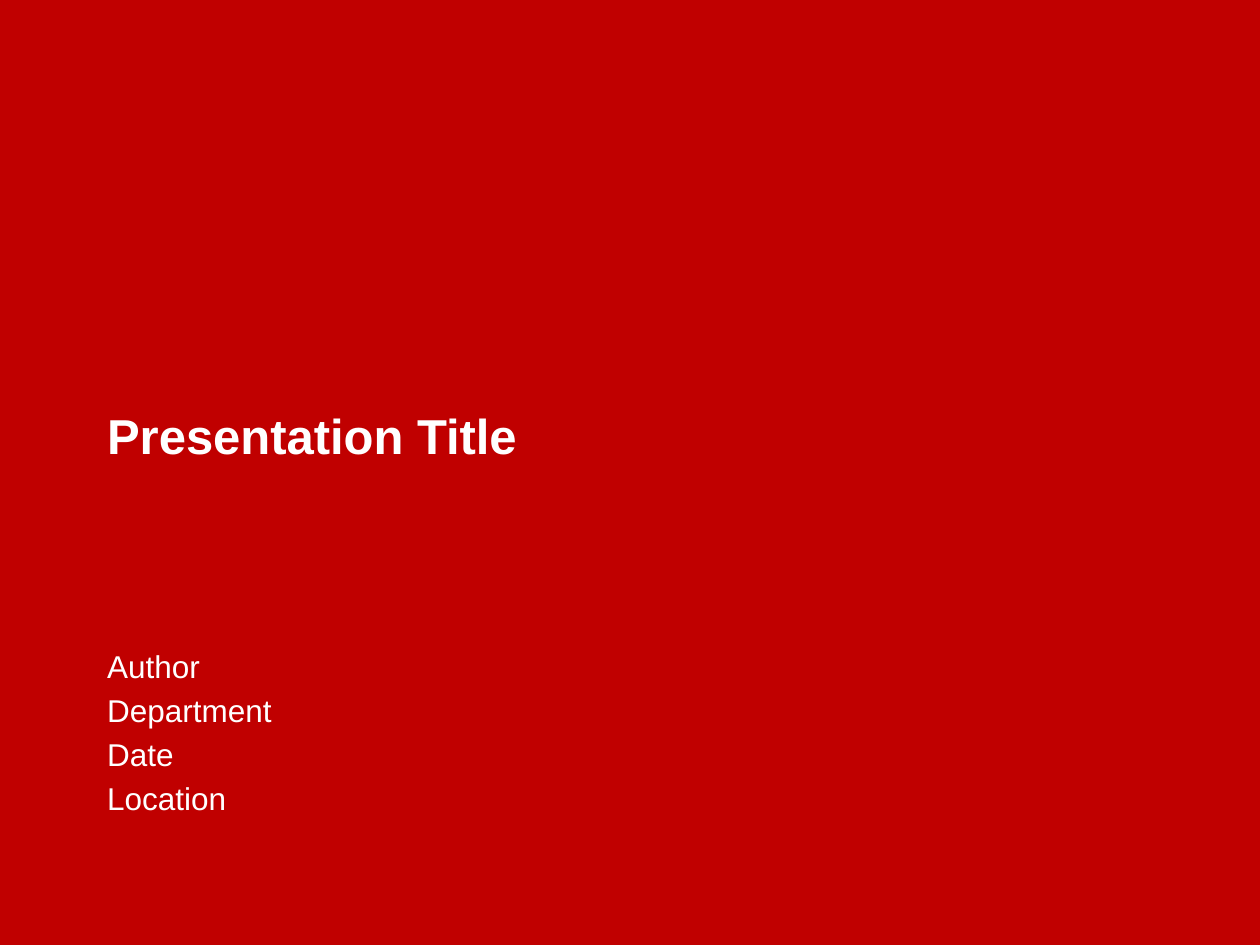
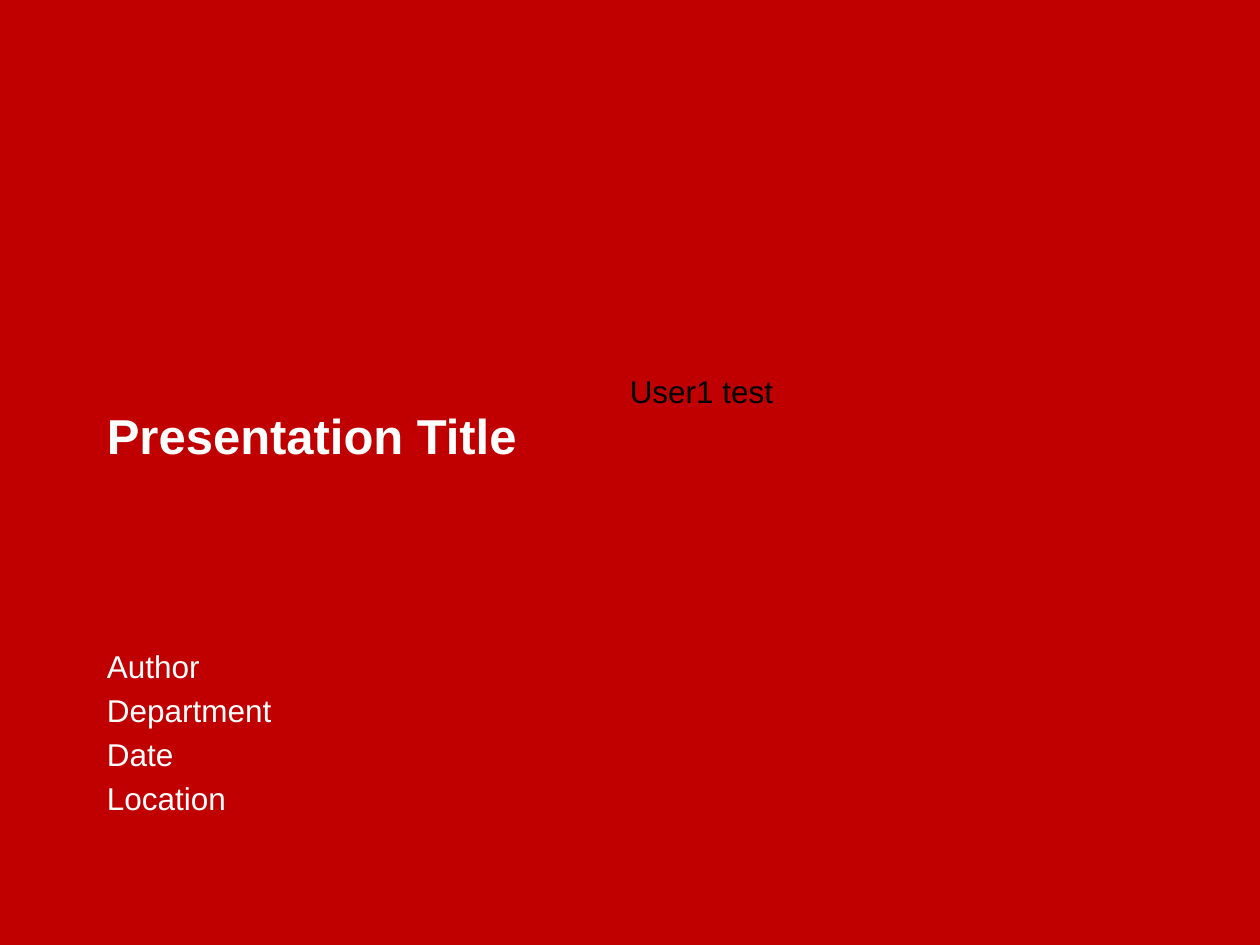
Before and after one commit to efwoods/pptx2py, a slide deck: slide 1 of template_sample.pptx. Drawn at 1260x945 pixels with LibreOffice and Linux fonts; fonts in the diff are those of the drawing; background and template pictures are left out. Boxes give left, top, right and bottom in pixels: in the first picture for what was removed or moved away, otherwise in the second. Text is boxed around its words. In the diff, an @@ line names an element or a change of style, - is before the commit and + after.

Commit message:
update and init test

```diff
--- a/template_sample.pptx
+++ b/template_sample.pptx
@@ text added at <box>630,381,773,404</box>, 18 pt, text #000000 @@
+User1 test
```
Also in this commit, not shown: 5 other slides changed, 4 other files.
